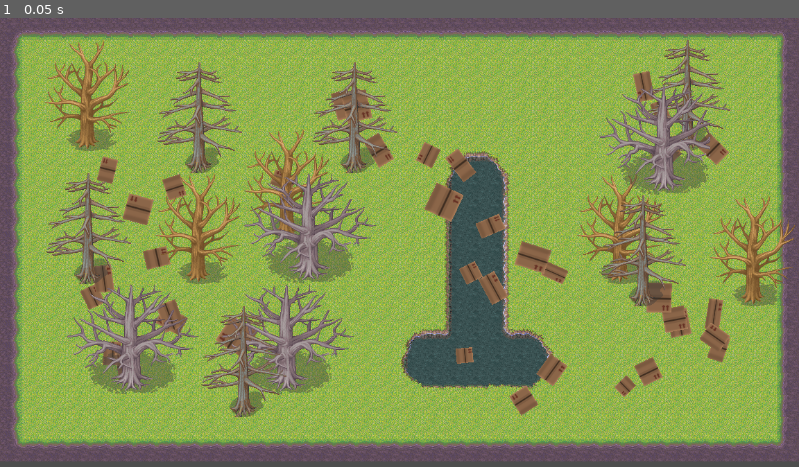
Above: before the commit, frame 1.
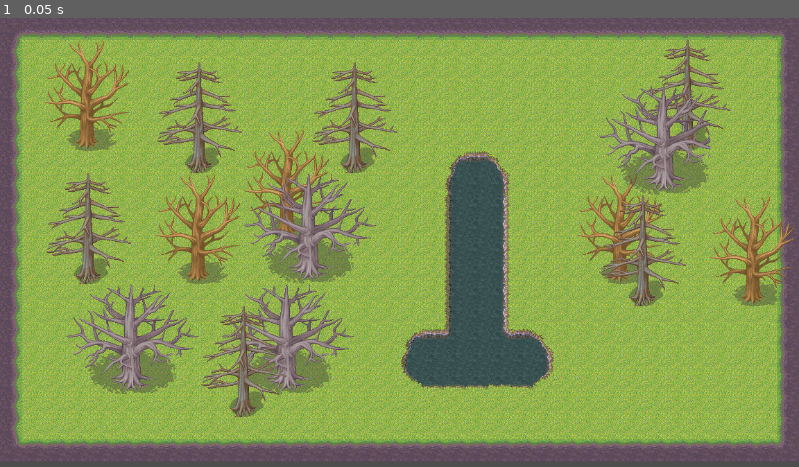
Above: after the commit, the same moment.

Repository: PothpothBR/make-it-green
Game: Godot game, scene res://raiz.tscn
Same seed, same stepped clock (60 frames per second), same inputs: the game is played once before the commit and once after it. The project has no main scene, so this scene is started directly.
Inputs:
- Up to frame 1 (0.05 s): no input

The runs differ from the first frame. In frame 1, 4.1% of the frame differs, in the area x 10-92%, y 11-89%.
Error after the commit: Invalid assignment of property or key 'flip_w' with value of type 'int' on a base object of type 'Sprite2D'. (res://Lixo.gd:290)

Commit message:
adicionando flip de imagem de lixo para randomização

Diff:
--- a/Lixo.gd
+++ b/Lixo.gd
@@ -1,6 +1,7 @@
 extends Node2D
 
 @onready var temporizador: Timer = get_node("Timer")
+@onready var spriteLixo: Sprite2D = get_node("Corpo/Sprite")
 
 @export var tempoDeVida: float = 3
 @export var degradacao: float = 1
@@ -275,6 +276,18 @@
 
 	self.scale = Vector2(randf_range(1-modEscala, 1+modEscala), randf_range(1-modEscala, 1+modEscala))
 	self.rotation = randf_range(0, 359)
+
+	# dummy falso, remova após as alterações
+	var texturaLixo: CompressedTexture2D
+
+	# substituir texturaLixo pela variavel da textura escolhida
+	spriteLixo.texture = texturaLixo
+
+	spriteLixo.scale = Vector2(randf_range(1-modEscala, 1+modEscala), randf_range(1-modEscala, 1+modEscala))
+	spriteLixo.rotation = randf_range(0, 359)
+
+	spriteLixo.flip_h = randi_range(0,1)
+	spriteLixo.flip_w = randi_range(0,1)
 
 	temporizador.connect("timeout", executarDegradacao.bind(temporizador))
 	temporizador.set_wait_time(tempoDegradacao)
--- a/lixo.tscn
+++ b/lixo.tscn
@@ -1,7 +1,7 @@
 [gd_scene load_steps=4 format=3 uid="uid://c0e76jdmys0dw"]
 
 [ext_resource type="Script" path="res://Lixo.gd" id="1_4y11w"]
-[ext_resource type="Texture2D" uid="uid://bh54ifpj7v8od" path="res://resources/Lixo/box tile 32x32 5.png" id="2_kdfa4"]
+[ext_resource type="Texture2D" uid="uid://bh54ifpj7v8od" path="res://resources/lixo/box tile 32x32 5.png" id="2_kdfa4"]
 
 [sub_resource type="RectangleShape2D" id="RectangleShape2D_8b736"]
 size = Vector2(32, 32)
Not shown, changed: resources/Lixo/alcohol 1.png.import
Not shown, changed: resources/Lixo/alcohol 2.png.import
Not shown, changed: resources/Lixo/alcohol 3.png.import
Not shown, changed: resources/Lixo/alcohol 4.png.import
Not shown, changed: resources/Lixo/box 1.png.import
Not shown, changed: resources/Lixo/box 2.png.import
Not shown, changed: resources/Lixo/box 3.png.import
Not shown, changed: resources/Lixo/box tile 16x16 1.png.import
Not shown, changed: resources/Lixo/box tile 16x16 10.png.import
Not shown, changed: resources/Lixo/box tile 16x16 2.png.import
Not shown, changed: resources/Lixo/box tile 16x16 3.png.import
Not shown, changed: resources/Lixo/box tile 16x16 4.png.import
(and 39 more such lines)
